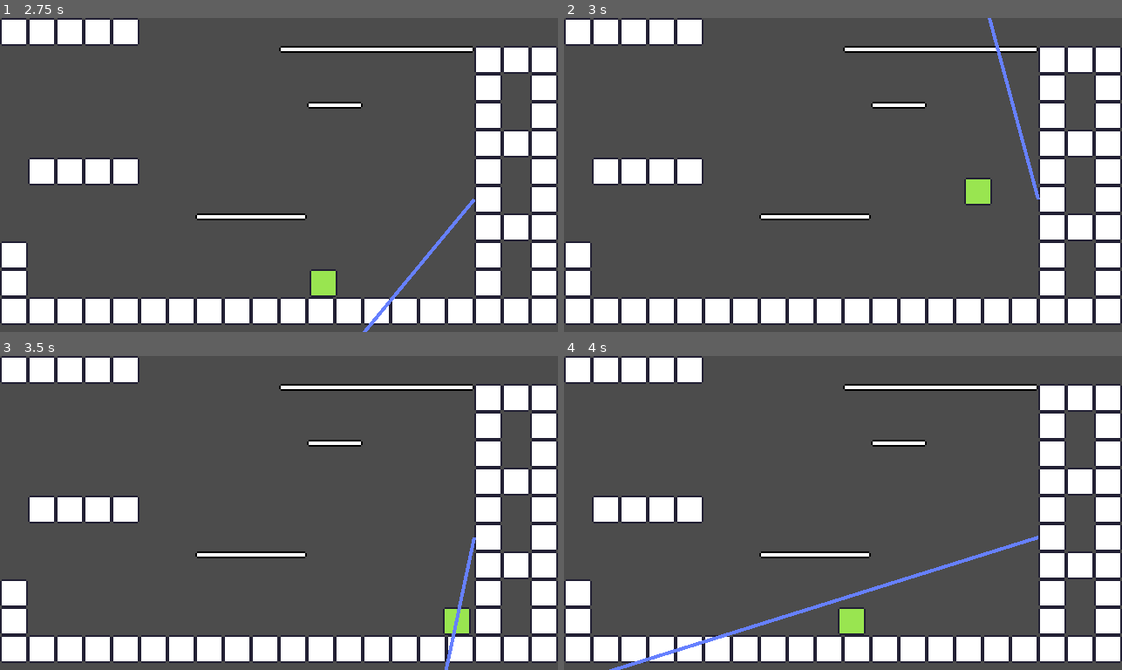
Above: before the commit, frames 1-4 (two rows, left to right).
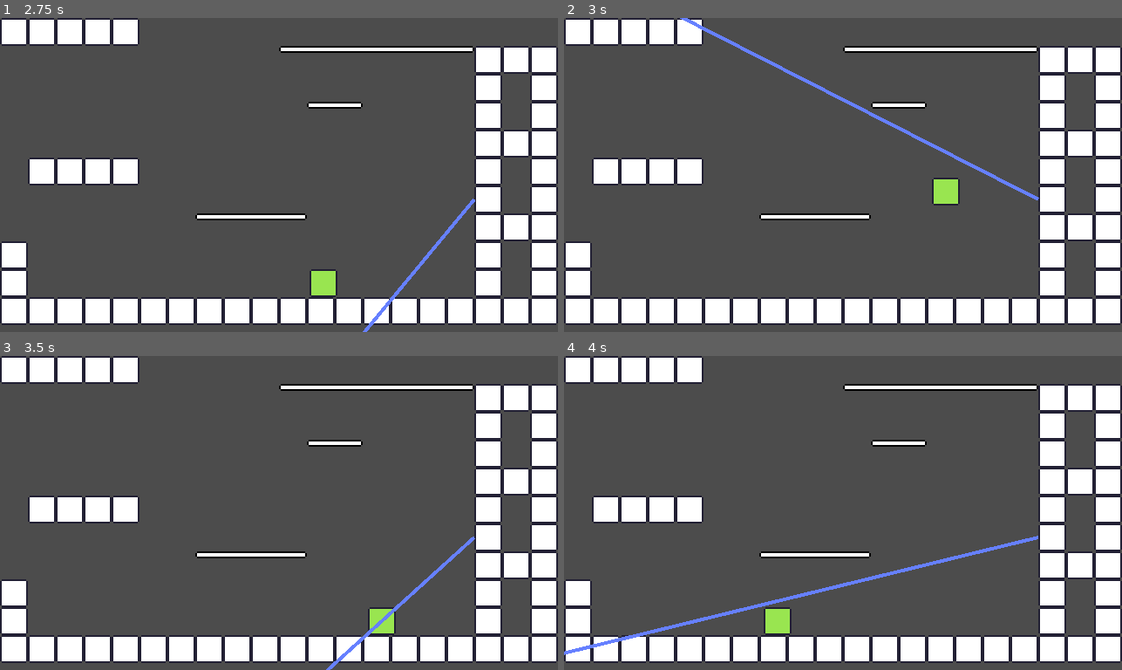
Above: after the commit, the same moments.

Repository: blaise-rascal/gwj30
Game: Godot game, scene res://scenes/Main.tscn
Two runs of this game, one before a commit and one after it. Both use one fixed random seed, a clock stepped at 60 frames per second and the inputs below.
Inputs:
- Up to frame 1 (2.75 s): tap Enter at 0.5 s; hold Right (ui_right) 0.53-1.28 s; hold Left (ui_left) 1.28-2.03 s; hold Right (ui_right) from 2.03 s (still down)
- Up to frame 2 (3 s): release Right (ui_right) at 2.78 s; hold Up (ui_up) from 2.78 s (still down)
- Up to frame 3 (3.5 s): keep holding Up (ui_up)
- Up to frame 4 (4 s): release Up (ui_up) at 3.53 s; hold Left (ui_left) from 3.53 s (still down)

Frame 1 is identical in both runs. In frame 2, 2.0% of the frame differs, in the area x 20-86%, y 0-60%; in frame 3, 1.4%; in frame 4, 2.6%, in the area x 0-85%, y 57-100%.

Commit message:
coyote time

Diff:
--- a/scenes/characters/Player.gd
+++ b/scenes/characters/Player.gd
@@ -14,6 +14,7 @@
 onready var on_ground_right = $OnGroundRight
 onready var on_left_wall = $OnLeftWall
 onready var on_right_wall = $OnRightWall
+onready var coyote_time = $CoyoteTime
 
 var velocity = Vector2()
 
@@ -23,7 +24,9 @@
 
 
 func is_on_ground():
-	return on_ground.is_colliding() or on_ground_left.is_colliding() or on_ground_right.is_colliding()
+	if on_ground.is_colliding() or on_ground_left.is_colliding() or on_ground_right.is_colliding():
+		coyote_time.start()
+	return coyote_time.time_left > 0
 
 
 func _physics_process(delta):
@@ -73,4 +76,4 @@
 		velocity += acceleration * delta
 		if(abs(velocity.x) > MAX_SPEED):
 			velocity.x = clamp(velocity.x, -1, 1) * MAX_SPEED
-	velocity = move_and_slide(velocity, Vector2(0, 1))
+	velocity = move_and_slide(velocity, Vector2(0, -1))
--- a/scenes/characters/Player.tscn
+++ b/scenes/characters/Player.tscn
@@ -40,3 +40,7 @@
 position = Vector2( 8, -4 )
 enabled = true
 cast_to = Vector2( 4, 0 )
+
+[node name="CoyoteTime" type="Timer" parent="."]
+wait_time = 0.3
+one_shot = true
